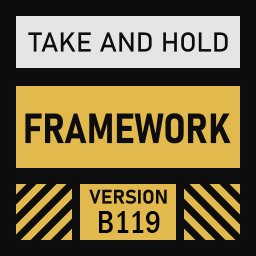
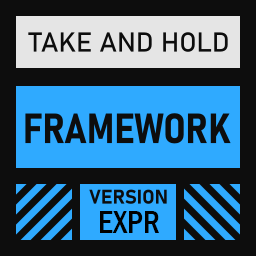
Comparing the layer stacks of the two 256 × 256 images. Changes:
showed "EXPR" over [102, 211, 159, 233]
hid "B119" over [99, 211, 160, 233]